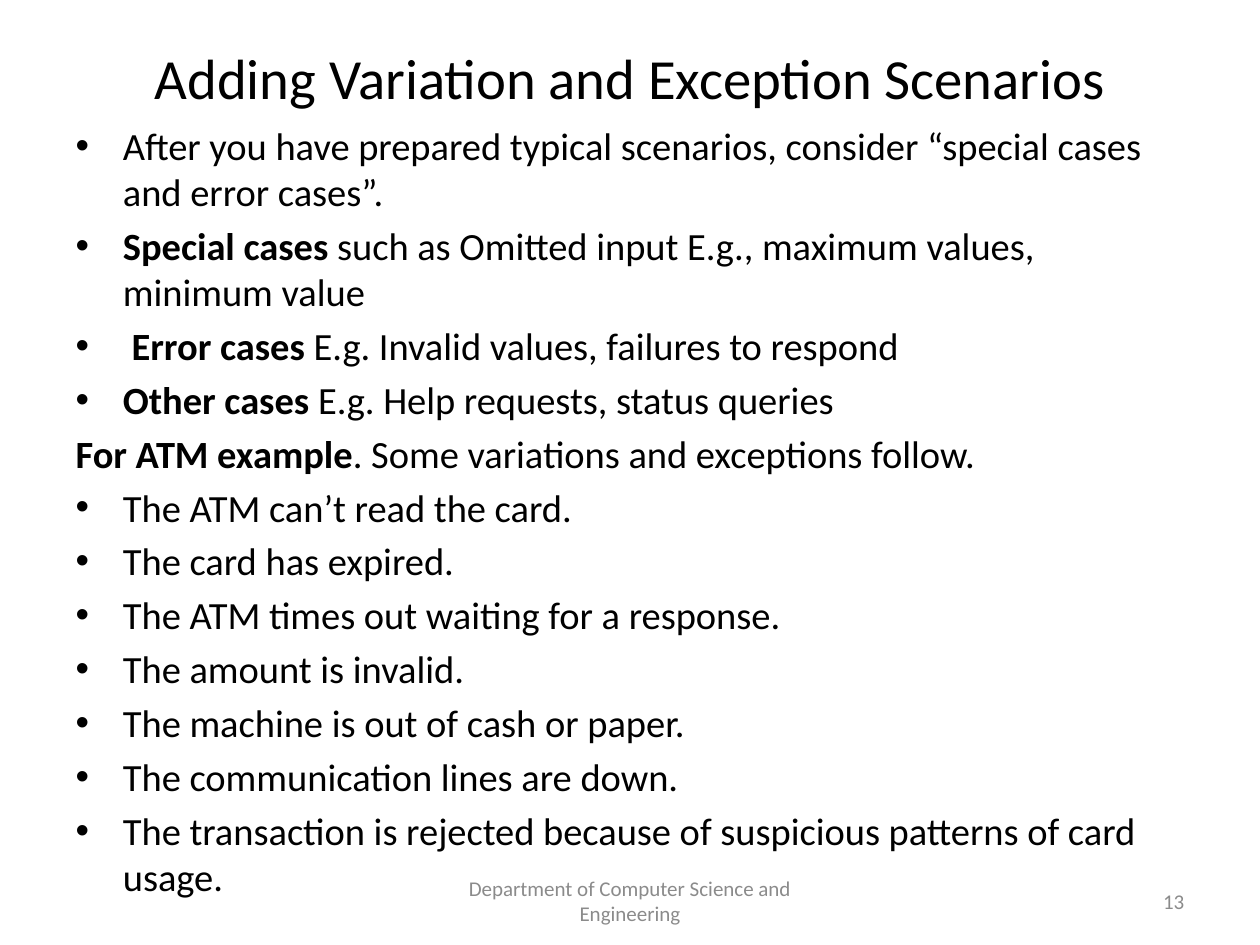
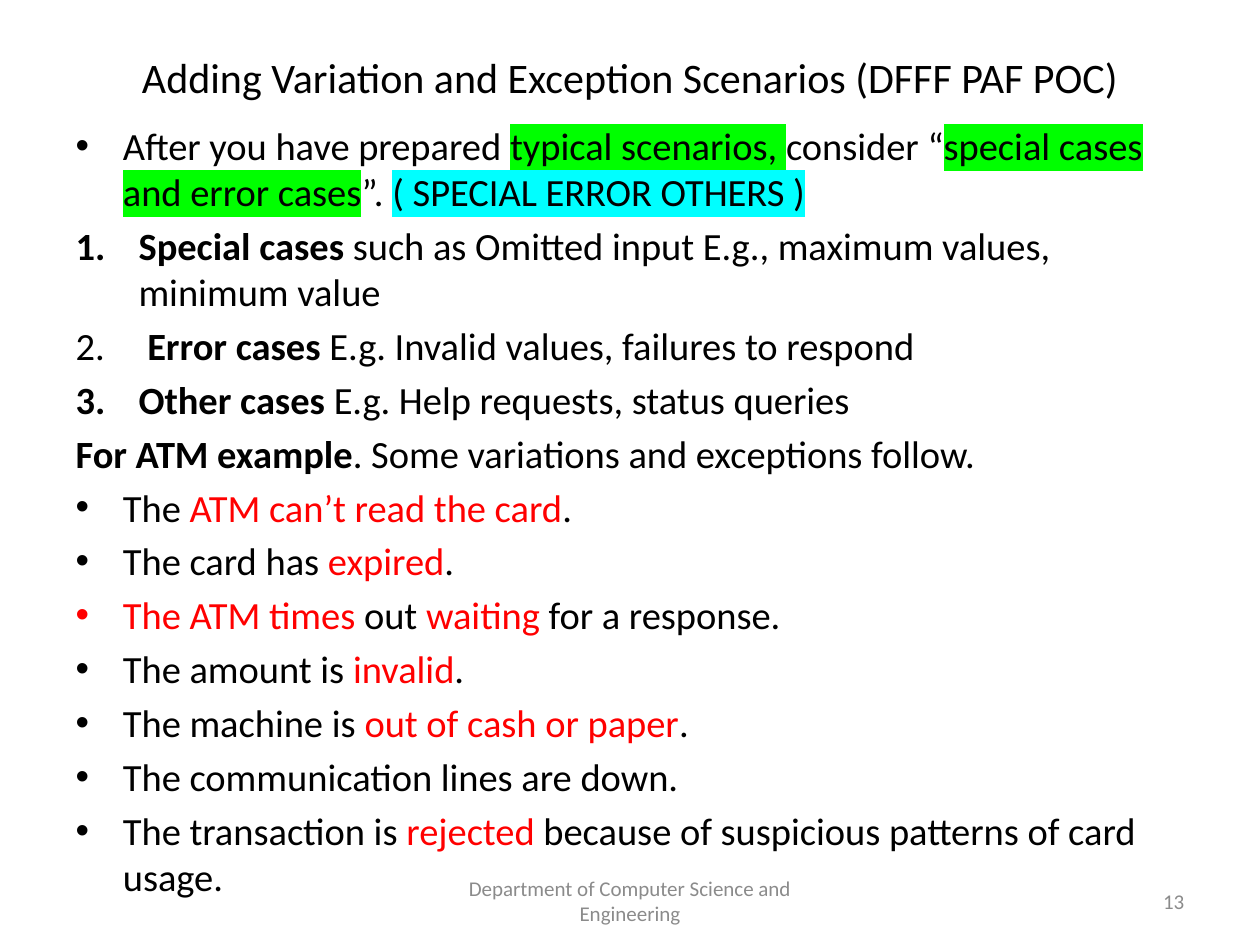
Before and after one commit to spiman9/BE-CSE, a slide deck: slide 13 of SEM-5/OOMD/Unit 5/Unit5_Application Analysis.pptx. Drawn at 1260x945 pixels with LibreOffice and Linux fonts; fonts in the diff are those of the drawing. Boxes give left, top, right and bottom in pixels: in the first picture for what was removed or moved away, otherwise in the second. Text is boxed around its words. In the diff, an @@ line names an element or a change of style, - is before the commit and + after.

```diff
--- a/SEM-5/OOMD/Unit 5/Unit5_Application Analysis.pptx
+++ b/SEM-5/OOMD/Unit 5/Unit5_Application Analysis.pptx
@@ title at <box>142,62,1118,101</box>: text changed; size 32.4 to 24 pt @@
-Adding Variation and Exception Scenarios
+Adding Variation and Exception Scenarios (DFFF PAF POC)
@@ text at <box>123,128,1143,216</box>: text changed @@
-• After you have prepared typical scenarios, consider “special cases and error cases”.
+• After you have prepared typical scenarios, consider “special cases and error cases”. ( SPECIAL ERROR OTHERS )
@@ text at <box>123,233,1135,898</box>: text colour #000000 to #FF0000 in "ATM can’t read the card.", "expired.", "The ATM times waiting", "invalid." and 2 more places; bullet • to 1. @@
```
Also in this commit, not shown: 25 other slides changed, 2 other files.
